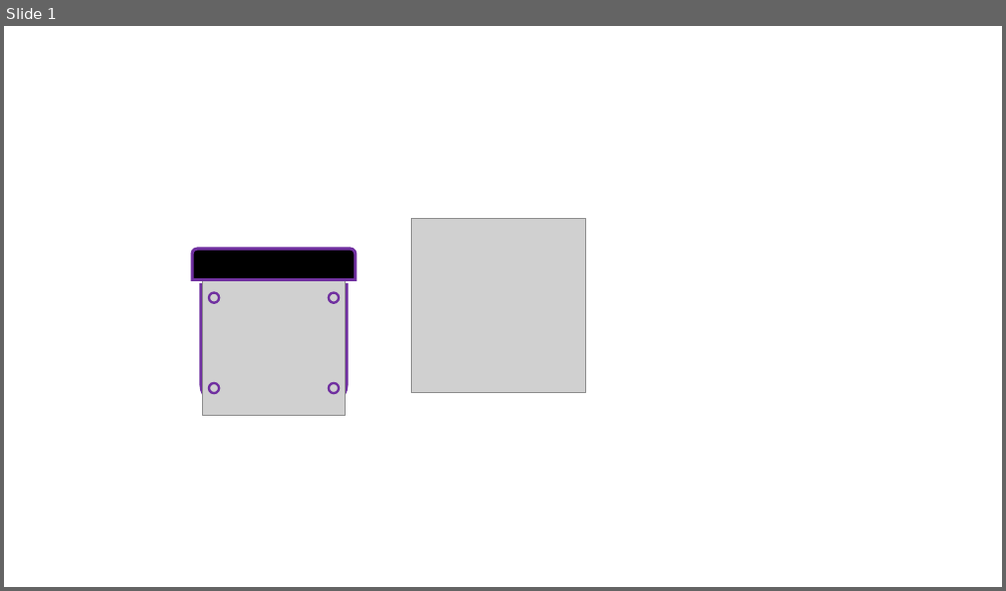
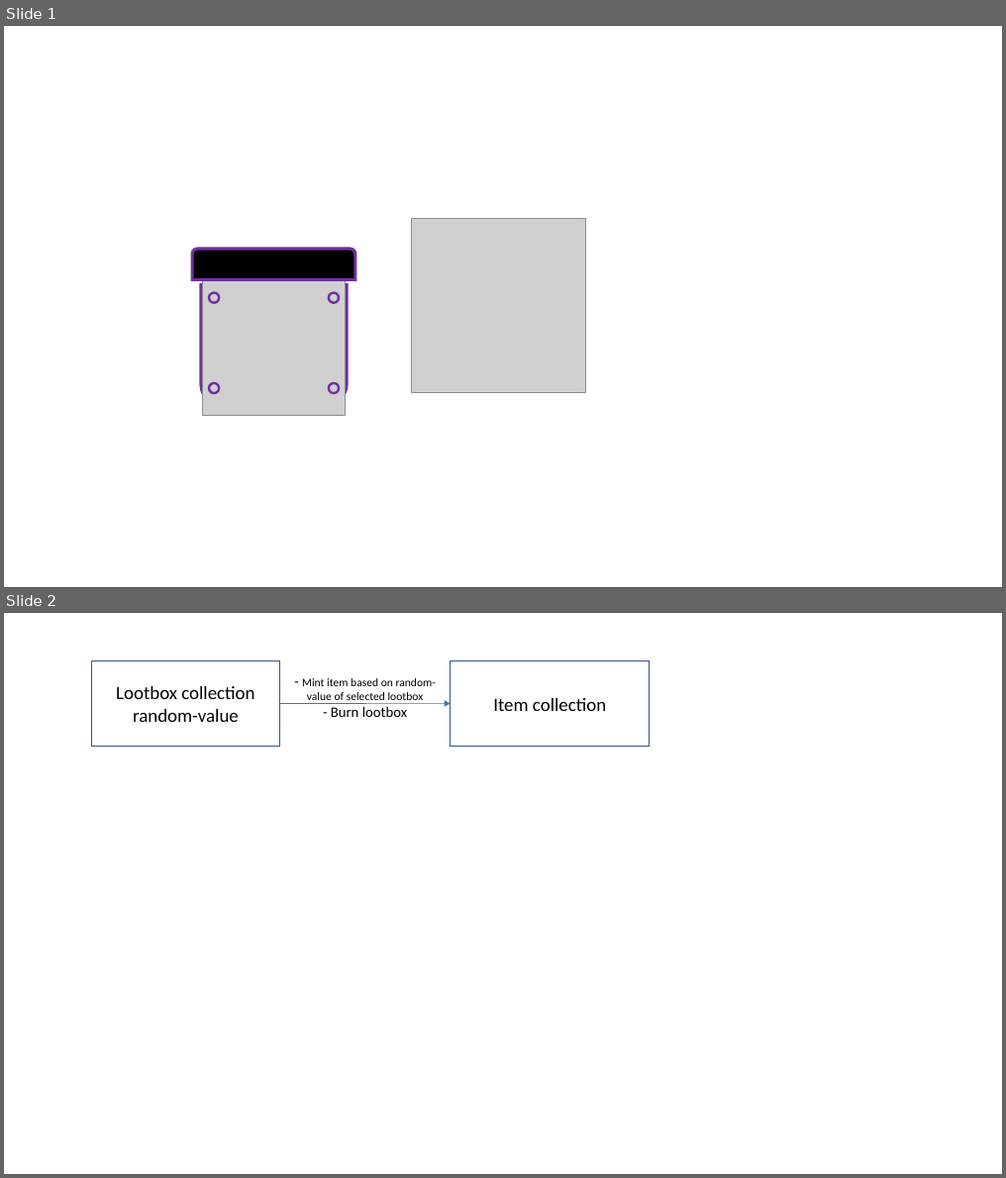
Before and after one commit to BowTiedDeployer/smart-contracts, a slide deck: lootbox/art/creations.pptx. Shown one above the other, each under a label of ours: slide 1 before the commit, slides 1 and 2 after it. The pictures are 1006x591 and 1006x1178 pixels, drawn with LibreOffice and Linux fonts; fonts in the diff are those of the drawing; grey boxes stand for pictures. Boxes give left, top, right and bottom in pixels: in the first picture for what was removed or moved away, otherwise in the second. Text is boxed around its words. In the diff, an @@ line names an element or a change of style, - is before the commit and + after.

Commit message:
created parent lootbox SC and  updated the others SC

```diff
--- a/lootbox/art/creations.pptx
+++ b/lootbox/art/creations.pptx
@@ slide 2 added at <box>4,613,1002,1174</box>, background #FFFFFF @@
@@ rectangle added at <box>91,662,279,747</box>, outline #325491 1 pt, 18 pt, text #000000 @@
+Lootbox collection
+random-value
@@ rectangle added at <box>450,662,650,747</box>, outline #325491 1 pt, 18 pt, text #000000 @@
+Item collection
@@ text added at <box>302,678,436,717</box>, 11 pt, text #000000 @@
+- Mint item based on random-value of selected lootbox
+- Burn lootbox
@@ curved arrow added from (279, 703) to (450, 703), #4472C4 0.5 pt @@
```
Also in this commit, not shown: 8 other files.
